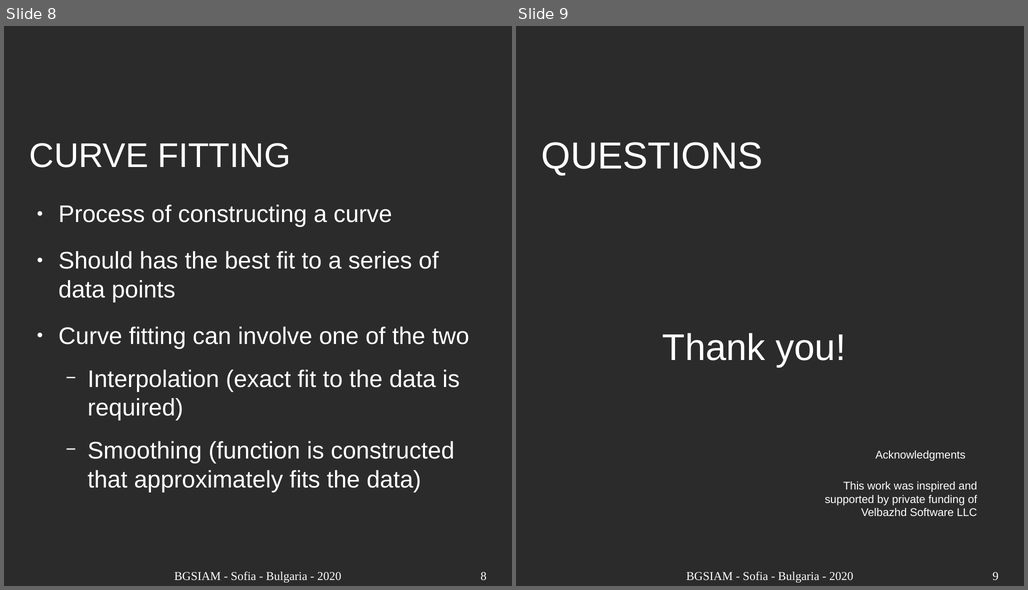
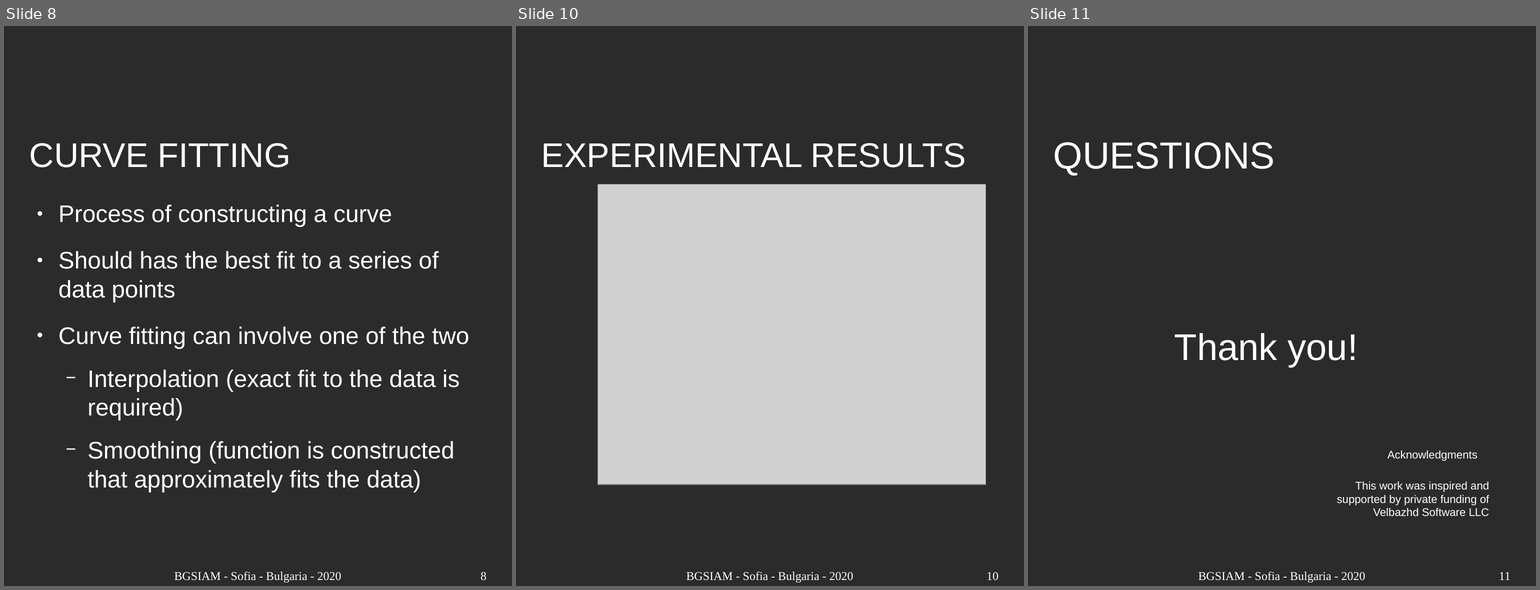
Before and after one commit to TodorBalabanov/BGSIAM20-Bulgaria-Section-of-SIAM-2020, a slide deck: Curve-Fitting-Motivated-Differential-Evolution-Mutation.odp. Shown side by side, each under a label of ours: slides 8 and 9 before the commit, slides 8, 10 and 11 after it; the slides between them are not shown. The pictures are 1028x590 and 1540x590 pixels, drawn with LibreOffice and Linux fonts; fonts in the diff are those of the drawing; grey boxes stand for pictures; background and template pictures are left out; a plain dark background stands for a picture behind light text. Boxes give left, top, right and bottom in pixels: in the first picture for what was removed or moved away, otherwise in the second. Text is boxed around its words. In the diff, an @@ line names an element or a change of style, - is before the commit and + after.

```diff
--- a/Curve-Fitting-Motivated-Differential-Evolution-Mutation.odp
+++ b/Curve-Fitting-Motivated-Differential-Evolution-Mutation.odp
@@ slide 10 added at [516,26,1024,586], background picture (left out) @@
@@ title added at [542,143,966,168], 40 pt, text #FFFFFF @@
+EXPERIMENTAL RESULTS
@@ picture added at [598,184,986,484] @@
@@ text added at [686,572,854,582], 14 pt, text #FFFFFF @@
+BGSIAM - Sofia - Bulgaria - 2020
@@ page number added at [986,572,998,580], 14 pt, text #FFFFFF @@
+10
@@ what was slide 9 is now slide 11 @@
@@ page number at [1499,572,1510,580]: text changed @@
-9
+11
```
Also in this commit, not shown: 1 other slide added, 1 other file.
